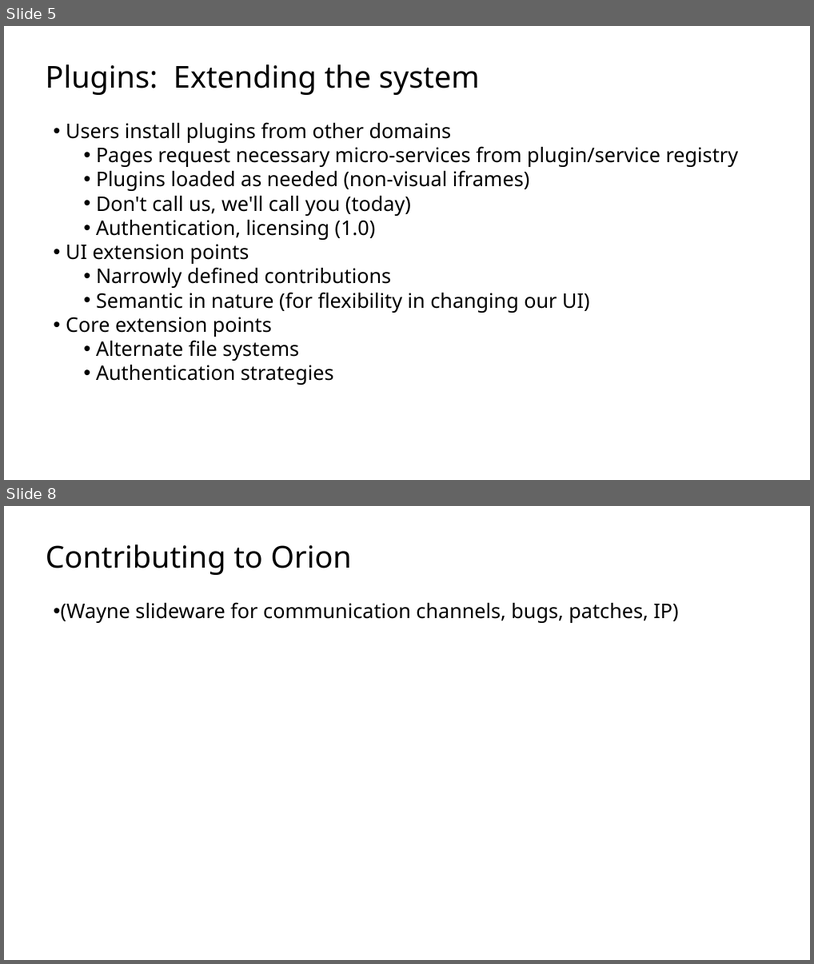
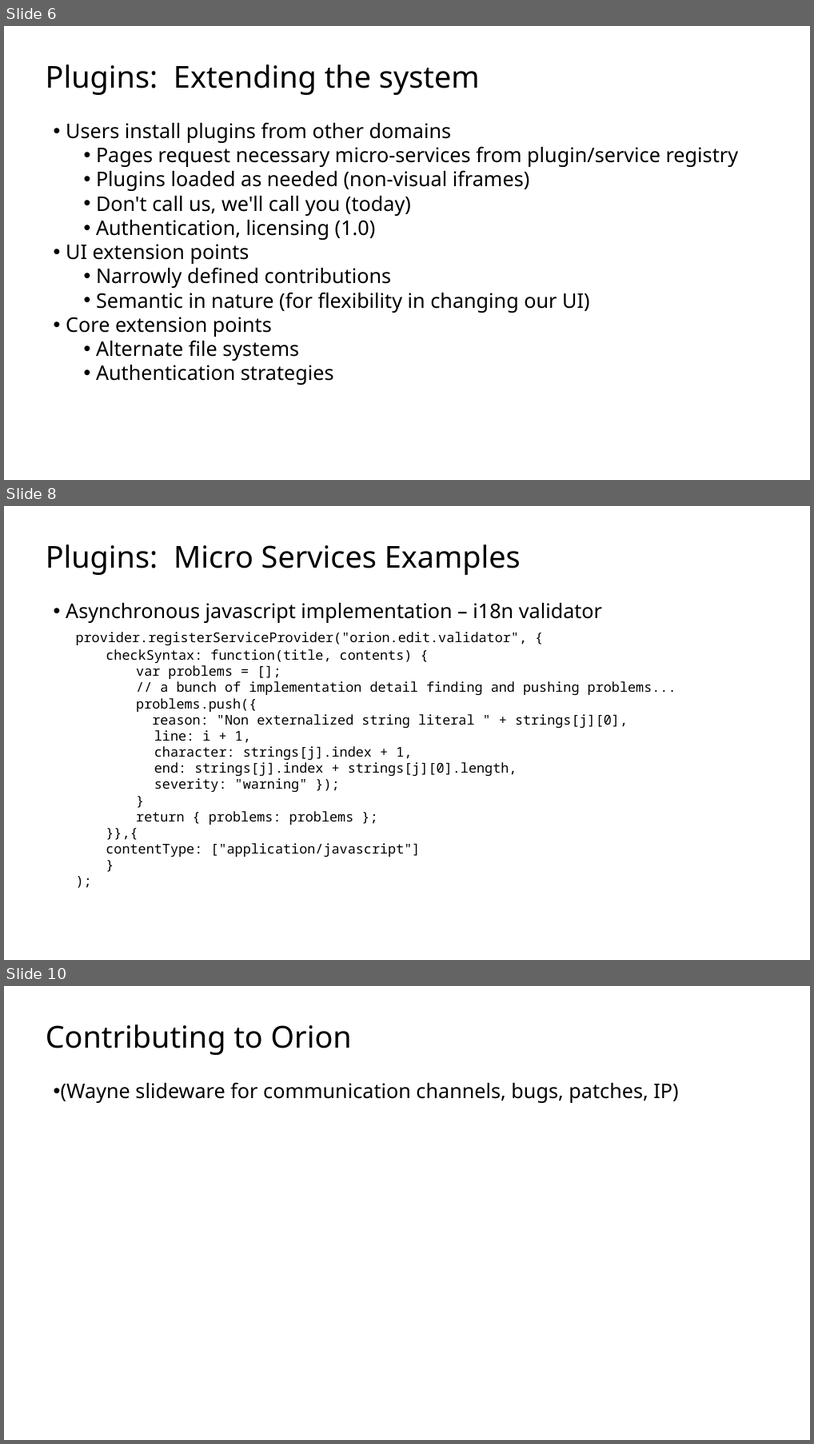
Before and after one commit to sfmccourt/oscon, a slide deck: osconorion.odp. Shown one above the other, each under a label of ours: slides 5 and 8 before the commit, slides 6, 8 and 10 after it; the slides between them are not shown. The pictures are 814x964 and 814x1444 pixels, drawn with LibreOffice and Linux fonts; fonts in the diff are those of the drawing; background and template pictures are left out. Boxes give left, top, right and bottom in pixels: in the first picture for what was removed or moved away, otherwise in the second. Text is boxed around its words. In the diff, an @@ line names an element or a change of style, - is before the commit and + after.

Commit message:
service examples and pdf

```diff
--- a/osconorion.odp
+++ b/osconorion.odp
@@ slide 8 added at (4, 506, 810, 960), background picture (left out) @@
@@ text added at (46, 544, 677, 856), 32 pt, text #000000 @@
+Plugins: Micro Services Examples
+  • Asynchronous javascript implementation – i18n validator
+provider.registerServiceProvider("orion.edit.validator", {
+checkSyntax: function(title, contents) {
+var problems = [];
+// a bunch of implementation detail finding and pushing problems...
+problems.push({
+reason: "Non externalized string literal " + strings[j][0],
+line: i + 1,
+character: strings[j].index + 1,
+end: strings[j].index + strings[j][0].length,
+severity: "warning" });
+}
+return { problems: problems };
+}},{
+contentType: ["application/javascript"]
+}
+);
@@ what was slide 5 is now slide 6 @@
@@ what was slide 8 is now slide 10 @@
```
Also in this commit, not shown: 2 slides changed, 3 other slides added, 2 slides removed, 1 other file.
